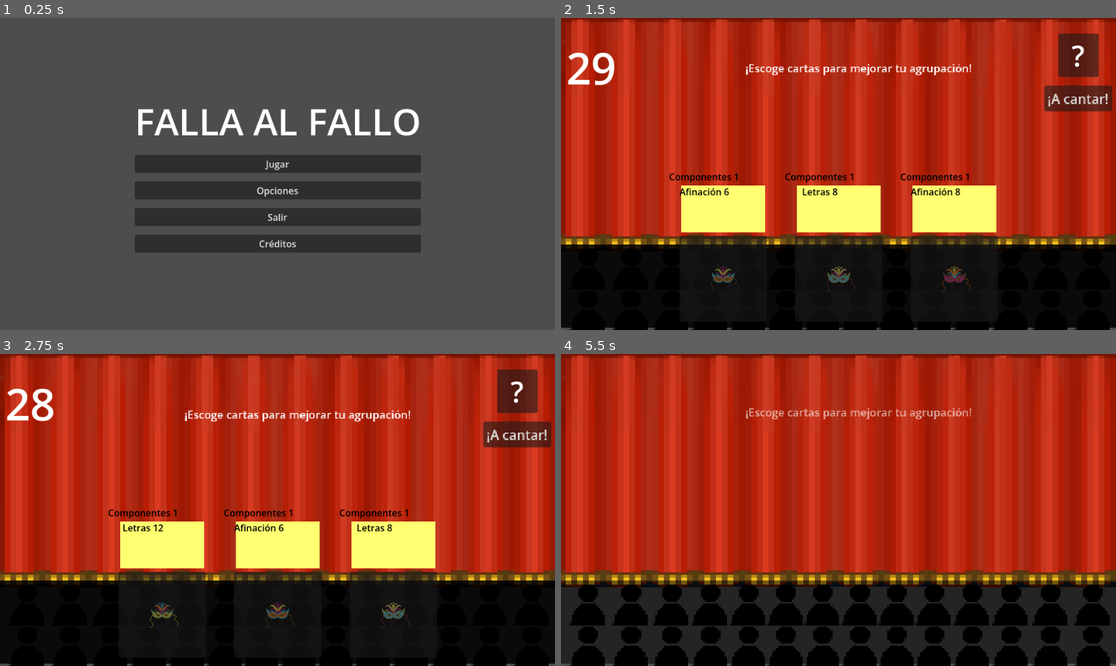
Above: before the commit, frames 1-4 (two rows, left to right).
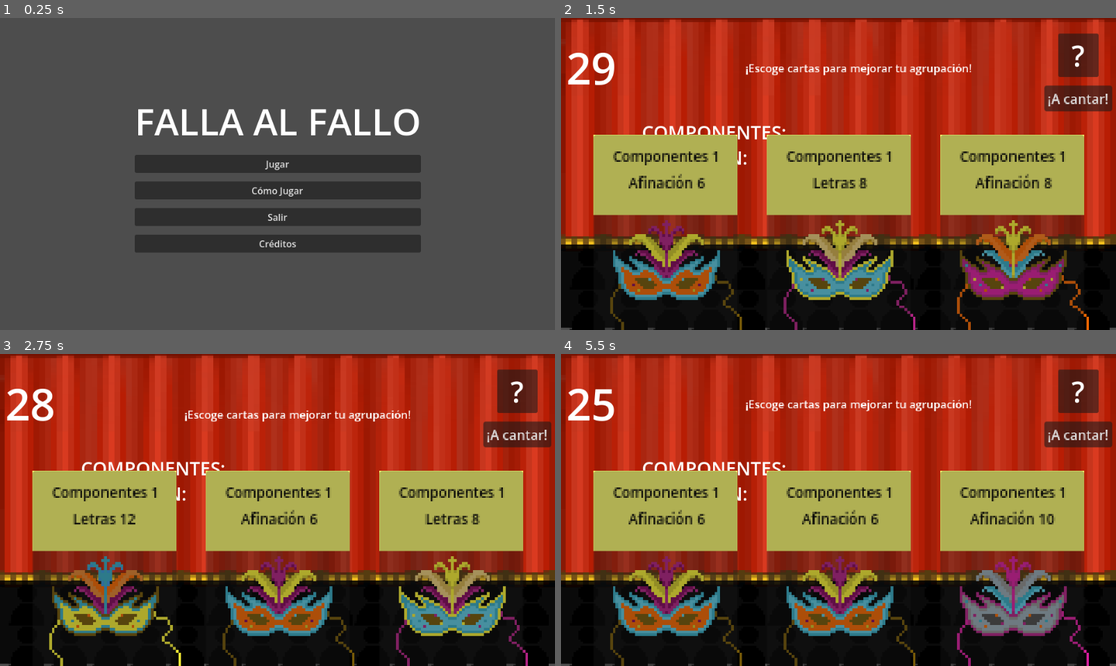
Above: after the commit, the same moments.

Repository: Sromerop0610/LosMataos
Game: Godot game, scene res://Scenes/menú_principal.tscn
Same seed, same stepped clock (60 frames per second), same inputs: the game is played once before the commit and once after it. The engine's default icon, where the game draws it, is replaced by a stand-in: a white triangle on a blue panel in a dark square.
Inputs (mouse positions are in pixels of both pictures, inside the frame that each line leads up to):
- Up to frame 1 (0.25 s): no input
- Up to frame 2 (1.5 s): click "Opciones" (after the commit: "Cómo Jugar") at 0.5 s; click "Jugar" at 1.25 s
- Up to frame 3 (2.75 s): click (160, 616) at 2.02 s
- Up to frame 4 (5.5 s): click "?" at 2.75 s; click (838, 631) at 3.5 s, where only the run before the commit has a clickable "Entendido"; click "¡A cantar!" at 4.25 s; click (1077, 391) at 5 s, where only the run after the commit has a clickable "?"

The runs differ from the first frame. In frame 1, 0.1% of the frame differs, in the area x 45-55%, y 54-58%; in frame 2, 37%; in frame 3, 37%; in frame 4, 42%, in the area x 0-100%, y 4-100%.

Commit message:
help actualizada, comienzo trabajo en puntuación entre rondas

Diff:
--- a/Scenes/Game.tscn
+++ b/Scenes/Game.tscn
@@ -104,6 +104,9 @@
 &"show_start": SubResource("Animation_7lihs")
 }
 
+[sub_resource type="LabelSettings" id="LabelSettings_2irst"]
+font_size = 32
+
 [node name="Game" type="Node2D" unique_id=1685926891]
 script = ExtResource("1_j5yw3")
 
@@ -428,20 +431,23 @@
 anchor_top = 0.5
 anchor_right = 0.5
 anchor_bottom = 0.5
-offset_left = -20.0
-offset_top = -11.5
-offset_right = 20.0
-offset_bottom = 11.5
-grow_horizontal = 2
-grow_vertical = 2
-text = "Tu objetivo es pasar de ronda, acumulando todos los puntos posibles.
-
-Tienes 3 cartas en la parte inferior de la pantalla, de las que puedes escoger una, y así varias veces.
-
-Cuando se acabe el tiempo (o le des al botón \"A cantar!\") el juzgado y el público te evaluará."
+offset_left = -570.5394
+offset_top = -115.5
+offset_right = 569.1178
+offset_bottom = 115.5
+grow_horizontal = 2
+grow_vertical = 2
+text = "Falla al Fallo
+          Instrucciones básicas del juego
+
+El juego se desarrolla en cuatro niveles distintos, cada uno más difícil que el anterior.
+Tu objetivo en cada nivel es tener un número entre dos en la categoría de Componentes y también llegar a la puntuación requerida que se pedirá en cada nivel (Los puntos se sumarán mediante la barra de Letra y Afinación). Todo esto dentro del tiempo límite que se imponga.
+
+Nota importante: Este juego es mental, lo que significa que en ningún momento podrás ver cuantos puntos llevas, así qué tendrás que pañartelas como puedas para ganar."
 label_settings = SubResource("LabelSettings_b2bpf")
 horizontal_alignment = 1
 vertical_alignment = 1
+autowrap_mode = 1
 
 [node name="ButtonEntendido" type="Button" parent="HelpLayer" unique_id=733797044]
 layout_mode = 1
@@ -470,6 +476,51 @@
 stream = ExtResource("6_fgofq")
 parameters/looping = true
 
+[node name="Recuentos Puntuacion" type="Control" parent="." unique_id=647169497]
+layout_mode = 3
+anchors_preset = 8
+anchor_left = 0.5
+anchor_top = 0.5
+anchor_right = 0.5
+anchor_bottom = 0.5
+offset_left = 34.0
+offset_top = 46.0
+offset_right = 991.0
+offset_bottom = 432.0
+grow_horizontal = 2
+grow_vertical = 2
+
+[node name="ComponentesLabel" type="Label" parent="Recuentos Puntuacion" unique_id=1412751170]
+layout_mode = 0
+offset_left = 106.0
+offset_top = 81.0
+offset_right = 356.0
+offset_bottom = 222.0
+text = "COMPONENTES:"
+label_settings = SubResource("LabelSettings_2irst")
+vertical_alignment = 1
+
+[node name="AfinacionLabel" type="Label" parent="Recuentos Puntuacion" unique_id=54236078]
+layout_mode = 0
+offset_left = 106.0
+offset_top = 149.0
+offset_right = 347.0
+offset_bottom = 290.0
+text = "AFINACIÓN:
+"
+label_settings = SubResource("LabelSettings_2irst")
+vertical_alignment = 1
+
+[node name="LetraLabel" type="Label" parent="Recuentos Puntuacion" unique_id=1540186337]
+layout_mode = 0
+offset_left = 106.0
+offset_top = 176.0
+offset_right = 347.0
+offset_bottom = 317.0
+text = "LETRA:"
+label_settings = SubResource("LabelSettings_2irst")
+vertical_alignment = 1
+
 [connection signal="pressed" from="PreShow/ButtonAyuda" to="." method="_on_button_ayuda_pressed"]
 [connection signal="pressed" from="PreShow/ButtonACantar" to="." method="_on_button_a_cantar_pressed"]
 [connection signal="timeout" from="TiempoDeRonda" to="." method="_on_tiempo_de_ronda_timeout"]
--- a/Scenes/carta.tscn
+++ b/Scenes/carta.tscn
@@ -1,43 +1,56 @@
 [gd_scene format=3 uid="uid://bcuhau6dr806v"]
 
-[ext_resource type="Texture2D" uid="uid://c8k83o3dcgvdx" path="res://icon.svg" id="1_5v8d1"]
+[ext_resource type="Texture2D" uid="uid://sxyyswq5h1cx" path="res://Assets/Mascaras/Sprite_MascaraMejor1.png" id="1_5v8d1"]
 [ext_resource type="Script" uid="uid://djmc5cujmbcd2" path="res://Scripts/Objects/card.gd" id="1_yasdf"]
 
 [sub_resource type="LabelSettings" id="LabelSettings_5v8d1"]
+font_size = 8
 font_color = Color(0, 0, 0, 1)
 
-[node name="carta" type="Sprite2D" unique_id=620246183]
+[node name="carta" type="Sprite2D" unique_id=851345969]
 z_index = 1
+scale = Vector2(4.763106, 4.763106)
 texture = ExtResource("1_5v8d1")
 script = ExtResource("1_yasdf")
 
-[node name="Button" type="Button" parent="." unique_id=380362697]
-offset_left = -75.0
-offset_top = -73.0
-offset_right = 76.0
-offset_bottom = 76.0
-
 [node name="ColorTexto" type="ColorRect" parent="." unique_id=980949325]
-offset_left = -72.0
-offset_top = -160.0
-offset_right = 73.125
-offset_bottom = -79.0
-color = Color(1, 1, 0.44313726, 1)
-
-[node name="TextoInfo" type="Label" parent="." unique_id=1471788633]
 anchors_preset = 8
 anchor_left = 0.5
 anchor_top = 0.5
 anchor_right = 0.5
 anchor_bottom = 0.5
-offset_left = -119.5
-offset_top = -198.0
-offset_right = -8.5
-offset_bottom = -166.0
+offset_left = -57.613533
+offset_top = -84.27681
+offset_right = 87.51147
+offset_bottom = -3.2768135
 grow_horizontal = 2
 grow_vertical = 2
+scale = Vector2(0.3599802, 0.3599802)
+color = Color(1, 1, 0.44313726, 1)
+
+[node name="TextoInfo" type="Label" parent="." unique_id=1471788633]
+anchors_preset = -1
+anchor_left = 0.94900006
+anchor_top = 0.060000002
+anchor_right = 0.94900006
+anchor_bottom = 0.060000002
+offset_left = -55.697273
+offset_top = -41.840416
+offset_right = -42.564262
+offset_bottom = -18.840416
+grow_horizontal = 2
+grow_vertical = 2
+scale = Vector2(0.6434006, 0.6434006)
 label_settings = SubResource("LabelSettings_5v8d1")
 horizontal_alignment = 1
 vertical_alignment = 1
 
+[node name="Button" type="Button" parent="." unique_id=380362697]
+modulate = Color(1, 1, 1, 0.57254905)
+offset_left = -25.61354
+offset_top = -52.276814
+offset_right = 116.56563
+offset_bottom = 164.70343
+scale = Vector2(0.3676827, 0.3676827)
+
 [connection signal="pressed" from="Button" to="." method="_on_button_pressed"]
--- /dev/null
+++ b/Scenes/comoJugar.tscn
@@ -0,0 +1,83 @@
+[gd_scene format=3 uid="uid://ba5ur5jcnmyie"]
+
+[sub_resource type="LabelSettings" id="LabelSettings_j5yw3"]
+font_size = 64
+
+[sub_resource type="LabelSettings" id="LabelSettings_b2bpf"]
+
+[node name="HelpLayer" type="Control" unique_id=1188589777]
+layout_mode = 3
+anchors_preset = 8
+anchor_left = 0.5
+anchor_top = 0.5
+anchor_right = 0.5
+anchor_bottom = 0.5
+offset_left = -490.0
+offset_top = -279.0
+offset_right = 663.0
+offset_bottom = 369.0
+grow_horizontal = 2
+grow_vertical = 2
+scale = Vector2(0.8388487, 0.8388487)
+
+[node name="ColorRect" type="ColorRect" parent="." unique_id=1556904544]
+layout_mode = 1
+anchors_preset = 15
+anchor_right = 1.0
+anchor_bottom = 1.0
+grow_horizontal = 2
+grow_vertical = 2
+color = Color(0, 0, 0, 0.37254903)
+
+[node name="Label" type="Label" parent="." unique_id=1250318797]
+layout_mode = 1
+anchors_preset = 5
+anchor_left = 0.5
+anchor_right = 0.5
+offset_left = -178.5
+offset_top = 48.0
+offset_right = 178.5
+offset_bottom = 136.0
+grow_horizontal = 2
+text = "Cómo Jugar"
+label_settings = SubResource("LabelSettings_j5yw3")
+
+[node name="Label2" type="Label" parent="." unique_id=1337354275]
+layout_mode = 1
+anchors_preset = 8
+anchor_left = 0.5
+anchor_top = 0.5
+anchor_right = 0.5
+anchor_bottom = 0.5
+offset_left = -310.65942
+offset_top = -149.95192
+offset_right = 310.42993
+offset_bottom = 211.0481
+grow_horizontal = 2
+grow_vertical = 2
+text = "Falla al Fallo
+          Instrucciones básicas del juego
+
+El juego se desarrolla en cuatro niveles distintos, cada uno más difícil que el anterior.
+Tu objetivo en cada nivel es tener un número entre dos en la categoría de Componentes y también llegar a la puntuación requerida que se pedirá en cada nivel (Los puntos se sumarán mediante la barra de Letra y Afinación). Todo esto dentro del tiempo límite que se imponga.
+
+Nota importante: Este juego es mental, lo que significa que en ningún momento podrás ver cuantos puntos llevas, así qué tendrás que pañartelas como puedas para ganar."
+label_settings = SubResource("LabelSettings_b2bpf")
+horizontal_alignment = 1
+vertical_alignment = 1
+autowrap_mode = 1
+
+[node name="ButtonEntendido" type="Button" parent="." unique_id=1402461302]
+layout_mode = 1
+anchors_preset = 7
+anchor_left = 0.5
+anchor_top = 1.0
+anchor_right = 0.5
+anchor_bottom = 1.0
+offset_left = -43.5
+offset_top = -88.0
+offset_right = 43.5
+offset_bottom = -57.0
+grow_horizontal = 2
+grow_vertical = 0
+text = "Entendido"
--- a/Scenes/game.gd
+++ b/Scenes/game.gd
@@ -11,6 +11,9 @@
 @onready var animation_player = $AnimationPlayer
 @onready var mano = $PreShow/mano
 @onready var button_a_cantar = $PreShow/ButtonACantar
+@onready var componentes_label = $"Recuentos Puntuacion/ComponentesLabel"
+@onready var letra_label = $"Recuentos Puntuacion/LetraLabel"
+@onready var afinacion_label = $"Recuentos Puntuacion/AfinacionLabel"
 
 func _ready():
 	tiempo_restante.max_value = tiempo_de_ronda.wait_time
@@ -37,7 +40,11 @@
 	animation_player.play("show_start")
 	await animation_player.animation_finished
 	telon_echado.hide()
-	await get_tree().create_timer(10).timeout
+	await get_tree().create_timer(1).timeout
+	var puntosRonda = Validator.resumen_inventario()
+	componentes_label.text += puntosRonda[0]
+	afinacion_label.text += puntosRonda[1]
+	letra_label.text += puntosRonda[2]
 	pasar_de_ronda()
 
 func _on_tiempo_de_ronda_timeout():
--- a/Scenes/menú_principal.tscn
+++ b/Scenes/menú_principal.tscn
@@ -48,7 +48,7 @@
 
 [node name="OptionsButton" type="Button" parent="BotonesMenu" unique_id=1015501448]
 layout_mode = 2
-text = "Opciones"
+text = "Cómo Jugar"
 
 [node name="QuitButton" type="Button" parent="BotonesMenu" unique_id=1864546777]
 layout_mode = 2
--- a/Scripts/Objects/card_hand.gd
+++ b/Scripts/Objects/card_hand.gd
@@ -22,7 +22,7 @@
 	mano.clear()
 	for i in range(MANO_MAXIMA):
 		var carta := crear_carta_aleatoria()
-		carta.global_position.x = 280 + (200*i);
+		carta.global_position.x = 180 + (300*i);
 		carta.global_position.y= 450;
 
 		mano.append(carta)
--- a/Scripts/Util/game_validator.gd
+++ b/Scripts/Util/game_validator.gd
@@ -88,19 +88,22 @@
 	else:
 		return "E"
 
-static func resumen_inventario(inventario: Array) -> String:
+static func resumen_inventario() -> Array:
 	var total_letra: int = 0
 	var total_afinacion: int = 0
 	var total_componentes: int = 0
+	var pointsArray = [total_componentes,total_afinacion,total_componentes]
 
-	for carta in inventario:
+	for carta in Inventario.inventario:
 		total_letra += carta.get("puntos_letras", 0)
 		total_afinacion += carta.get("afinacion", 0)
 		total_componentes += carta.get("componentes", 0)
+	return pointsArray
 
-	return "Cartas: %d | Letra: %d | Afinación: %d | Componentes: %d" % [
-		inventario.size(),
-		total_letra,
-		total_afinacion,
-		total_componentes
-	]
+	#
+	#return "Cartas: %d | Letra: %d | Afinación: %d | Componentes: %d" % [
+		#Inventario.inventario.size(),
+		#total_letra,
+		#total_afinacion,
+		#total_componentes
+	#]
--- a/project.godot
+++ b/project.godot
@@ -20,6 +20,7 @@
 GlobalSignals="*uid://dmp1lompkbtkd"
 Inventario="*uid://sm4os5d6arwh"
 Puntos="*uid://b4w8ekud63yxw"
+Validator="*uid://b347gdq0x88ym"
 
 [display]
 
